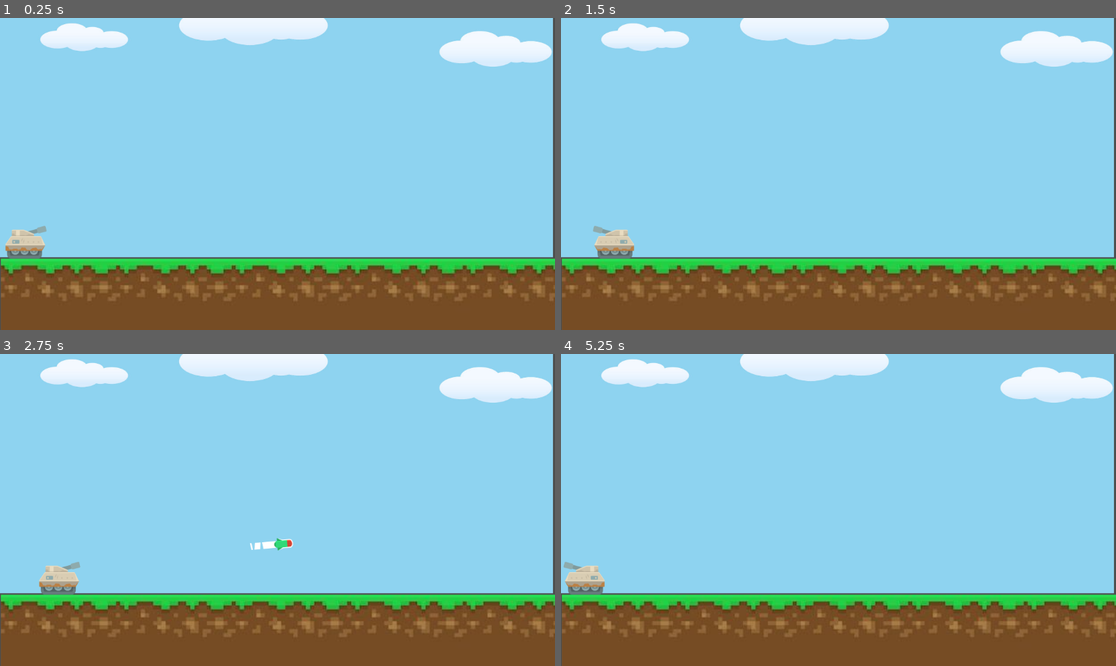
Above: before the commit, frames 1-4 (two rows, left to right).
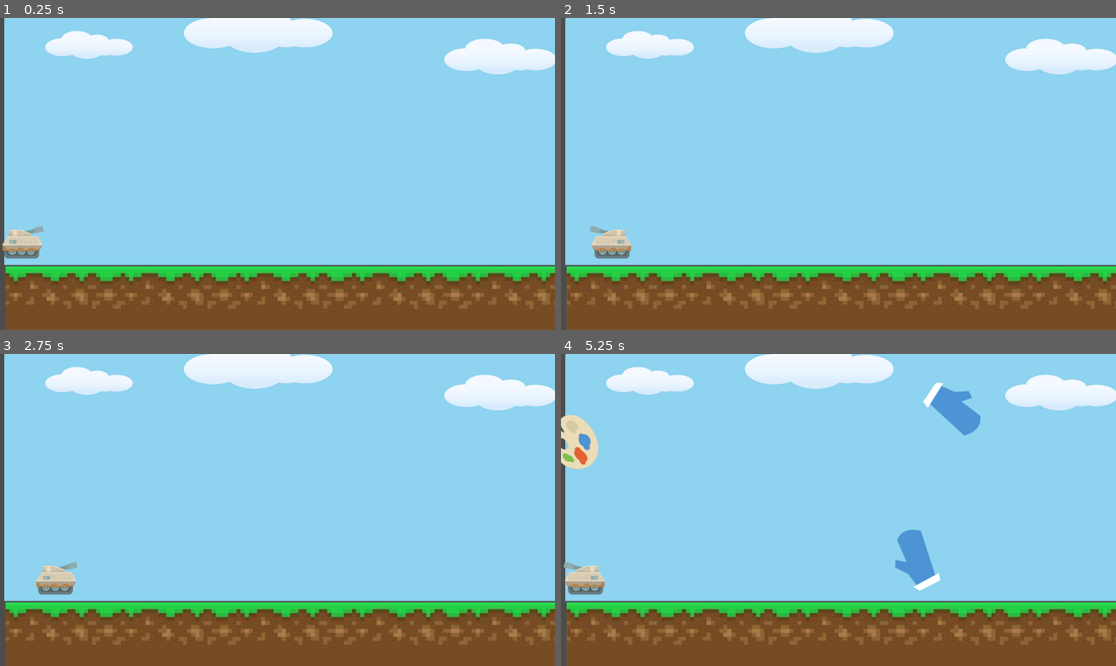
Above: after the commit, the same moments.

Repository: KristoByte/DreamTanks
Game: Godot game, scene res://main.tscn
Two runs of this game, one before a commit and one after it. Both use one fixed random seed, a clock stepped at 60 frames per second and the inputs below.
Inputs (mouse positions are in pixels of both pictures, inside the frame that each line leads up to):
- Up to frame 1 (0.25 s): no input
- Up to frame 2 (1.5 s): tap Enter at 0.5 s; move the mouse to (960, 158) at 0.52 s; hold D (move_right) 0.53-1.28 s; tap Mouse wheel down (aim_down) at 0.6 s; move the mouse to (727, 189) at 1.27 s; hold A (move_left) from 1.28 s (still down); tap Mouse wheel up (aim_up) at 1.35 s
- Up to frame 3 (2.75 s): move the mouse to (333, 441) at 2.02 s; release A (move_left) at 2.03 s; hold D (move_right) from 2.03 s (still down); click (333, 441) at 2.1 s
- Up to frame 4 (5.25 s): move the mouse to (810, 572) at 2.77 s; tap Mouse wheel down (aim_down) at 2.85, 5.1 s; move the mouse to (1005, 556) at 3.52 s; release D (move_right) at 3.53 s; hold A (move_left) from 3.53 s (still down); tap Mouse wheel up (aim_up) at 3.6 s; move the mouse to (672, 463) at 4.27 s; click (672, 463) at 4.35 s; move the mouse to (866, 510) at 5.02 s

The runs differ from the first frame. In frame 1, 13% of the frame differs, in the area x 0-100%, y 0-100%; in frame 2, 13%; in frame 3, 13%; in frame 4, 15%.

Commit message:
objects spawning and removed when shot

Diff:
--- a/bullet.gd
+++ b/bullet.gd
@@ -16,7 +16,7 @@
 	position += transform.x * speed * delta
 #might need to change mobs to obstacle?
 func _on_body_entered(body):
-	if body.is_in_group("mobs"):
+	if body.is_in_group("obstacles"):
 		body.queue_free()
 	queue_free()
 
--- a/main.gd
+++ b/main.gd
@@ -1,39 +1,67 @@
 extends Node
+
+#need to make the main menu a child of main
+#then connect signal from the menu (the child of main) to connect it with new game
+#how many objects do they need to destroy before they "win"?
+#after a certain number of seconds, despawn the object?
 
 @export var obstacle_scene : PackedScene
 
+var objCount = 0
+#counts the number of objects currently spawned in the scene
+
 # Called when the node enters the scene tree for the first time.
-func _ready() -> void:
-	pass # Replace with function body.
+func _ready():
+	new_game()
 
 
 # Called every frame. 'delta' is the elapsed time since the previous frame.
-func _process(delta: float) -> void:
+func _process(delta: float):
 	pass
 
 
 
 
 func _on_obstacle_timer_timeout():
-	#create a new instance of the obstacle scene
-	var obstacle = obstacle_scene.instantiate()
+	#need to see how you can get this timer to start again once the player destoys an object
+	#and the count goes under 5
+	if objCount < 5:
+		var obstacle = obstacle_scene.instantiate()
 
-	var obstacle_spawn_location = $ObstaclePath/ObstacleSpawnLocation
-	obstacle_spawn_location.progress_ratio = randf()
+
+		var obstacle_spawn_location = $ObstaclePath/ObstacleSpawnLocation
+		obstacle_spawn_location.progress_ratio = randf()
 
 	# Set the mob's direction perpendicular to the path direction.
-	var direction = obstacle_spawn_location.rotation + PI / 2
+		var direction = obstacle_spawn_location.rotation + PI / 2
 
 	# Set the mob's position to a random location.
-	obstacle.position = obstacle_spawn_location.position
+		obstacle.position = obstacle_spawn_location.position
 
 	# Add some randomness to the direction.
-	direction += randf_range(-PI / 4, PI / 4)
-	obstacle.rotation = direction
+		direction += randf_range(-PI / 4, PI / 4)
+		obstacle.rotation = direction
 
 	# Choose the velocity for the mob.
-	var velocity = Vector2(randf_range(150.0, 250.0), 0.0)
-	obstacle.linear_velocity = velocity.rotated(direction)
+		var velocity = Vector2(randf_range(150.0, 250.0), 0.0)
+		obstacle.linear_velocity = velocity.rotated(direction)
 
 	# Spawn the mob by adding it to the Main scene.
-	add_child(obstacle)
+		add_child(obstacle)
+
+		objCount += 1
+
+
+
+func game_over():
+	$ObstacleTimer.stop()
+
+func new_game():
+	$Player.start($StartPosition.position)
+	$StartTimer.start()
+	#connect this with main menu start button (will need to make main menu a child of main here)
+	#look at dodge the creeps for reference
+
+
+func _on_start_timer_timeout():
+	$ObstacleTimer.start()
--- a/main.tscn
+++ b/main.tscn
@@ -1,23 +1,25 @@
-[gd_scene load_steps=5 format=3 uid="uid://cdlse0dac5ioh"]
+[gd_scene load_steps=6 format=3 uid="uid://cdlse0dac5ioh"]
 
 [ext_resource type="Script" path="res://main.gd" id="1_537py"]
 [ext_resource type="PackedScene" uid="uid://r4qxr6608nfg" path="res://background.tscn" id="1_ohc66"]
 [ext_resource type="PackedScene" uid="uid://df070s4xww1fk" path="res://player.tscn" id="2_nka5h"]
+[ext_resource type="PackedScene" uid="uid://bpyufo3t33ypx" path="res://obstacle.tscn" id="2_oe46d"]
 
 [sub_resource type="Curve2D" id="Curve2D_yvamw"]
 _data = {
-"points": PackedVector2Array(0, 0, 0, 0, 599, 274, 0, 0, 0, 0, 589, 271, 0, 0, 0, 0, 578, 275, 0, 0, 0, 0, 583, 284, 0, 0, 0, 0, 595, 283, 0, 0, 0, 0, 599, 274)
+"points": PackedVector2Array(0, 0, 0, 0, 399.005, 96.3485, 0, 0, 0, 0, 1065.66, 124.78, 0, 0, 0, 0, 1013.36, 303.34, 0, 0, 0, 0, 891.447, 423.309, 0, 0, 0, 0, 770.277, 423.309, 0, 0, 0, 0, 567.043, 461.509, 0, 0, 0, 0, 442.909, 456.052, 0, 0, 0, 0, 308.844, 472.423, 0, 0, 0, 0, 224.433, 461.509, 0, 0, 0, 0, 128.435, 445.137, 0, 0, 0, 0, -370.746, 279.616, 0, 0, 0, 0, 375.348, 101.92)
 }
-point_count = 6
+point_count = 12
 
 [node name="Main" type="Node"]
 script = ExtResource("1_537py")
+obstacle_scene = ExtResource("2_oe46d")
 
 [node name="ColorRect" parent="." instance=ExtResource("1_ohc66")]
-offset_left = 7980.86
-offset_top = -11056.2
-offset_right = 7396.28
-offset_bottom = -11456.0
+offset_left = 7990.86
+offset_top = -11040.2
+offset_right = 7406.28
+offset_bottom = -11440.0
 
 [node name="Player" parent="." instance=ExtResource("2_nka5h")]
 position = Vector2(6, -29)
@@ -25,10 +27,20 @@
 [node name="ObstacleTimer" type="Timer" parent="."]
 
 [node name="ObstaclePath" type="Path2D" parent="."]
+position = Vector2(542.17, 55.4136)
+scale = Vector2(0.143414, 0.358972)
 curve = SubResource("Curve2D_yvamw")
 
 [node name="ObstacleSpawnLocation" type="PathFollow2D" parent="ObstaclePath"]
-position = Vector2(599, 274)
-rotation = -2.85014
+position = Vector2(452.05, 269.064)
+rotation = 0.0426219
 
+[node name="StartTimer" type="Timer" parent="."]
+one_shot = true
+
+[node name="StartPosition" type="Marker2D" parent="."]
+position = Vector2(-2, -26.104)
+
+[connection signal="hit" from="Player" to="." method="game_over"]
 [connection signal="timeout" from="ObstacleTimer" to="." method="_on_obstacle_timer_timeout"]
+[connection signal="timeout" from="StartTimer" to="." method="_on_start_timer_timeout"]
--- a/obstacle.gd
+++ b/obstacle.gd
@@ -7,6 +7,13 @@
 	$AnimatedSprite2D.play(obj_types[randi() % obj_types.size()])
 
 
+
 # Called every frame. 'delta' is the elapsed time since the previous frame.
 func _process(delta: float) -> void:
 	pass
+
+
+
+
+func _on_visible_on_screen_notifier_2d_screen_exited():
+	queue_free()
--- a/obstacle.tscn
+++ b/obstacle.tscn
@@ -55,6 +55,8 @@
 height = 120.0
 
 [node name="Obstacle" type="RigidBody2D" groups=["obstacles"]]
+collision_mask = 0
+freeze = true
 script = ExtResource("1_2edpr")
 
 [node name="AnimatedSprite2D" type="AnimatedSprite2D" parent="."]
@@ -63,3 +65,7 @@
 
 [node name="CollisionShape2D" type="CollisionShape2D" parent="."]
 shape = SubResource("CapsuleShape2D_w4nye")
+
+[node name="VisibleOnScreenNotifier2D" type="VisibleOnScreenNotifier2D" parent="."]
+
+[connection signal="screen_exited" from="VisibleOnScreenNotifier2D" to="." method="_on_visible_on_screen_notifier_2d_screen_exited"]
--- a/player.gd
+++ b/player.gd
@@ -15,10 +15,14 @@
 # Called when the node enters the scene tree for the first time.
 func _ready():
 	screen_size = get_viewport_rect().size
-	add_to_group("tanks")
 
 	#adding hide() here will hide the tank
 
+
+func start(pos):
+	position = pos
+	show()
+	$CollisionShape2D.disabled = false
 
 # Called every frame. 'delta' is the elapsed time since the previous frame.
 func _process(delta):
Not shown: 1 places in background.tscn that only renumber resources
Not shown: 1 places in ball_object.tscn that only renumber resources
Not shown: 1 places in m_menu.tscn that only renumber resources
Not shown: 1 places in player.tscn that only renumber resources
